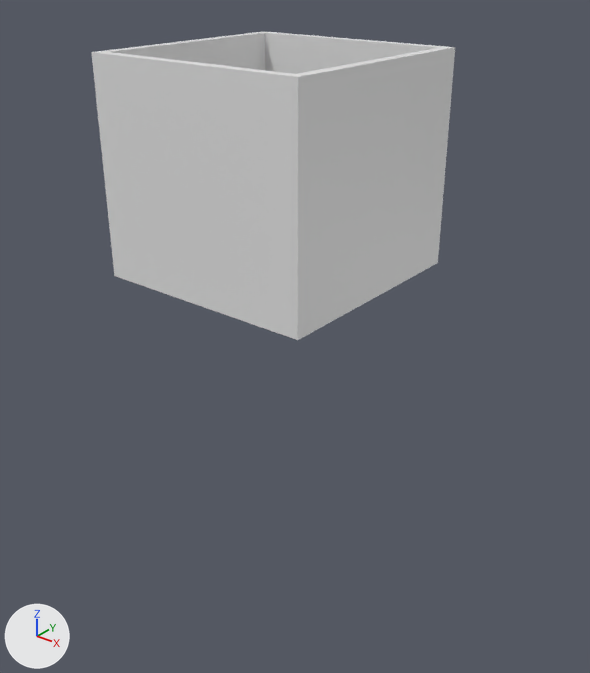
Two versions of the Blender file models_source/nuke.blend, one commit apart.
Before and after are seen from a camera (50 mm lens) standing at (4.71, -5.65, 4.36) and looking at (0.01, 0.23, 0.71). Every picture has the same lights, and +X, +Y and +Z are marked at lower left.
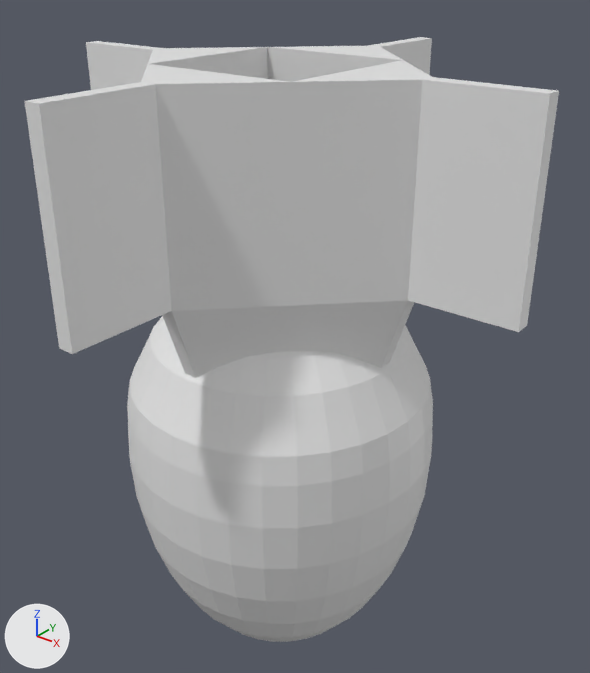
What changed in the scene script:
```text
Change me_cube_002:
    used by ob_cube_001; location = (0.0, 0.0, 2.52); scale = (1.1, 1.1, 1.0)
    remove me_cube_002.from_pydata(...)  # 32 vertices, 28 faces; spans x -1.0..1.0, y -1.0..1.0, z -1.0..1.0
    add me_cube_002.from_pydata(...)  # 52 vertices, 56 faces; spans x -1.64..1.64, y -1.64..1.64, z -1.96..0.9
    me_cube_002 part 1
    16 vertices are removed from x -1.0..1.0, y -1.0..1.0, z -1.0..1.0
    28 faces are deleted
    36 vertices are added at x -1.64..1.64, y -1.64..1.64, z -1.96..0.9
    56 new faces join them
Add me_sphere:
    me_sphere.from_pydata(...)  # 482 vertices, 512 faces; spans x -1.0..1.0, y -1.0..1.0, z -1.0..0.73
Change ob_cube_001:
    ob_cube_001.rotation_euler: (0.0, 0.0, 0.0) -> (0.0, 0.0, 0.785)  # degrees (0, 0, 0) -> degrees (0, 0, 45)
Add ob_sphere:
    ob_sphere = bpy.data.objects.new('Sphere', me_sphere)
    ob_sphere.location = (0.0, 0.0, -0.32)
    ob_sphere.rotation_euler = (6.283, 0.0, 0.0)  # degrees (360, 0, 0)
    ob_sphere.scale = (1.59, 1.59, 2.51)
```

Changed parts and their boxes (x1, y1, x2, y2) in the pictures (590 x 673 px):
'Cube.001', reshaped, turned: before (91, 31, 455, 340); after (25, 37, 559, 378)
'Sphere', added: after (127, 316, 433, 642)
